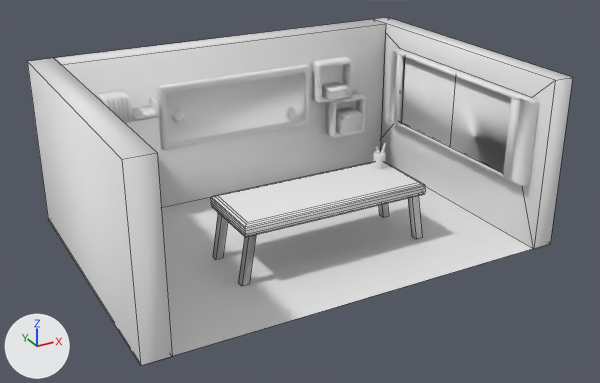
Two versions of the OBJ model Assets/Models/Habitación.obj, one commit apart.
Before and after are seen from a 50 mm lens placed at (-145.0, -302.0, 152.0), pointed at (-1.0, -41.0, 21.0). The axes (+X, +Y, +Z) are drawn at lower left. The lights are the same throughout. Mesh edges are drawn as thin lines on the coarser meshes. Where no turn or scale is listed for an object, it has been applied to the vertices.

In view in the first picture: 'Caja_para_cuadros_grandes', 'Libreria_doble', 'Libros', 'Mesa', 'Paredes', 'Suelo', 'Ventana', 'Vidrio'.
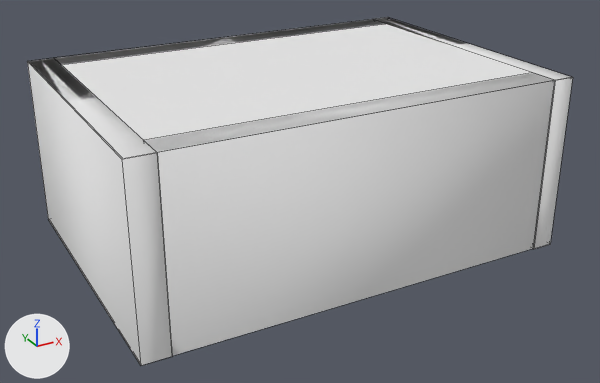
Location of each change, (x1, y1, x2, y2) in pixels of the pictures (600 x 383 px):
'Suelo', reshaped
    before: (161, 187, 533, 356)
    after: (31, 18, 556, 158)
part 1 of me_paredes, added
    after: (144, 73, 554, 356)
part 2 of me_suelo, added
    after: (31, 18, 556, 158)
'Mesa', unchanged, covered by the edit
    before: (211, 162, 425, 286)
'Caja_para_cuadros_grandes', unchanged, covered by the edit
    before: (157, 64, 310, 150)
'Vidrio', unchanged, covered by the edit
    before: (400, 57, 511, 173)
'Ventana', unchanged, covered by the edit
    before: (389, 48, 539, 187)

Diff of the bpy script that builds the scene:
```diff
--- a/Assets/Models/Habitación.obj.py
+++ b/Assets/Models/Habitación.obj.py
@@ me_paredes @@
 me_paredes.from_pydata(...)  # 32 vertices, 21 faces; spans x -86.0..83.0, y -93.0..25.0, z 0.0..68.0
 # used by ob_paredes; location = (0.0, 0.0, 0.0)
+# me_paredes part 1: the loose piece of 8 vertices spanning x -75.0..74.0, y 14.0..25.0, z 0.0..68.0 is copied, and the copy is moved by (0.0, -107.0, 0.0); it spans x -75.0..74.0, y -93.0..-81.0, z 0.0..68.0
 me_paredes.materials.append(mat_wire_000000000)
@@ me_suelo @@
 me_suelo.from_pydata(...)  # 4 vertices, 1 face; spans x -85.0..83.0, y -93.0..25.0, z 0.0
 # used by ob_suelo; location = (0.0, 0.0, 0.0)
+# me_suelo part 2: the loose piece of 4 vertices spanning x -85.0..83.0, y -93.0..25.0, z 0.0 is copied, and the copy is moved by (0.0, 0.0, 68.0); it spans x -85.0..83.0, y -93.0..25.0, z 68.0
 me_suelo.materials.append(mat_wire_000000000)
```
